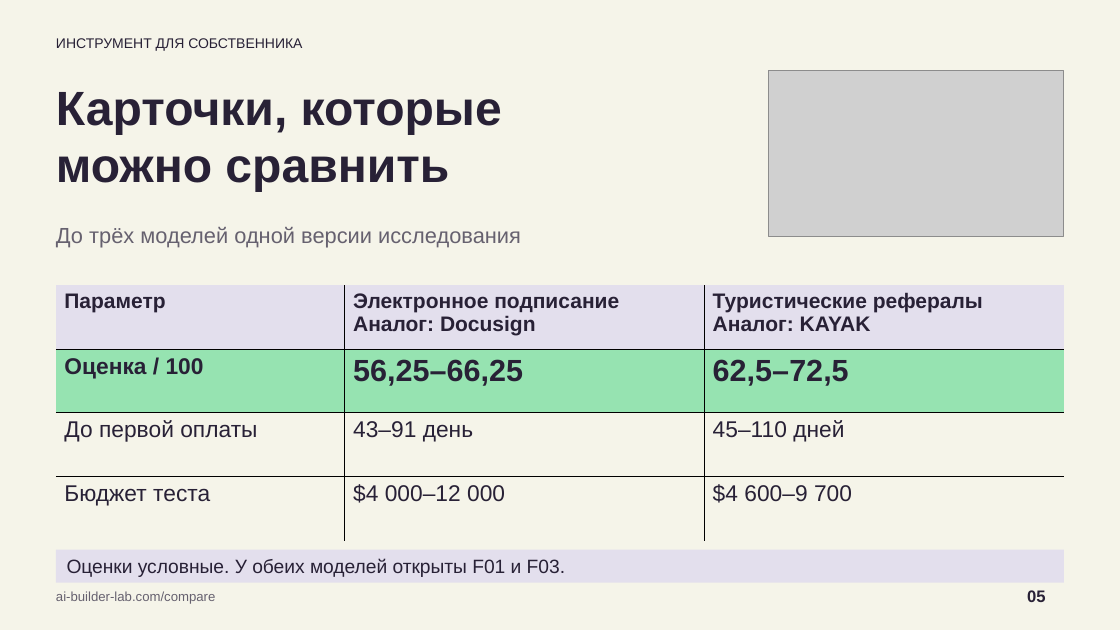
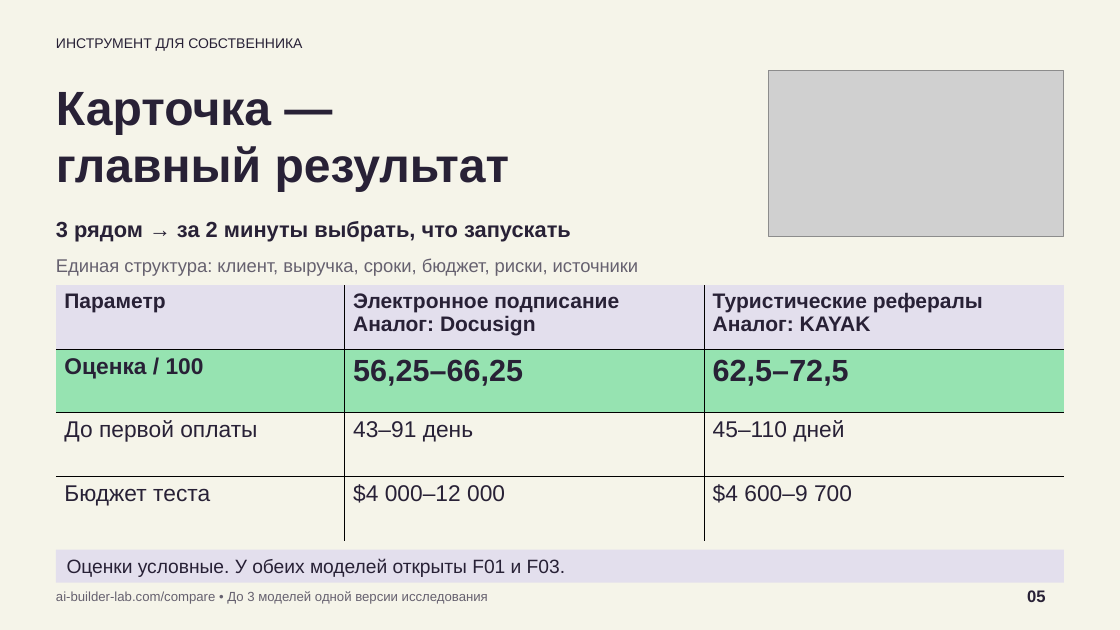
Before and after one commit to bcmle/test_ai_builder, a slide deck: slide 5 of presentation/AI-Builder-CEO.pptx. Drawn at 1120x630 pixels with LibreOffice and Linux fonts; fonts in the diff are those of the drawing; grey boxes stand for pictures. Boxes give left, top, right and bottom in pixels: in the first picture for what was removed or moved away, otherwise in the second. Text is boxed around its words. In the diff, an @@ line names an element or a change of style, - is before the commit and + after.

```diff
--- a/presentation/AI-Builder-CEO.pptx
+++ b/presentation/AI-Builder-CEO.pptx
@@ text at bbox=[56, 92, 510, 192]: text changed @@
-Карточки, которые
-можно сравнить
+Карточка —
+главный результат
@@ text removed at bbox=[56, 227, 521, 247] @@
-До трёх моделей одной версии исследования
@@ text added at bbox=[56, 221, 571, 242], 18.8 pt, text #282136, bold @@
+3 рядом → за 2 минуты выбрать, что запускать
@@ text added at bbox=[56, 258, 639, 276], 15.8 pt, text #66616F @@
+Единая структура: клиент, выручка, сроки, бюджет, риски, источники
@@ text at bbox=[56, 591, 488, 604]: text changed @@
-ai-builder-lab.com/compare
+ai-builder-lab.com/compare • До 3 моделей одной версии исследования
```
Also in this commit, not shown: 4 other slides changed, 9 other files.
